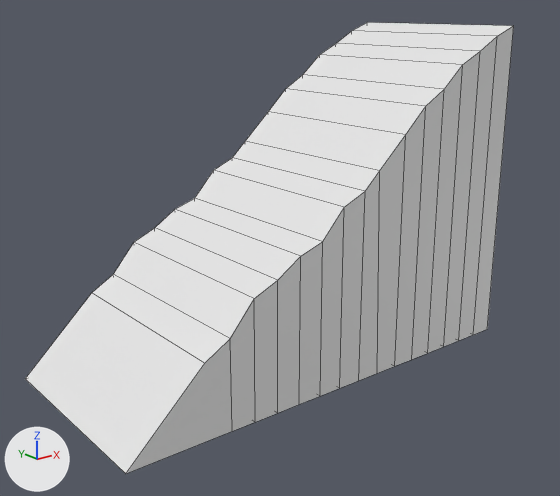
Renders of the FBX model Assets/Prefabs/stairs.FBX from each side of a commit.
One viewpoint serves both versions: a camera (50 mm lens) standing at (-18.2, -21.4, 12.7) and looking at (-1.2, -0.3, 4.2). The lights are fixed; the arrows at lower left show +X, +Y and +Z. Mesh edges are drawn as thin lines.
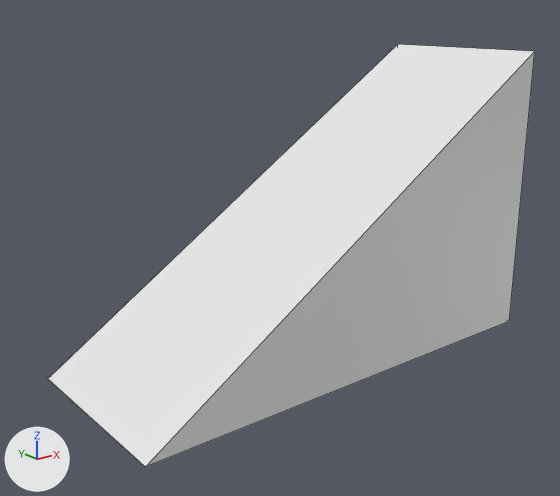
What changed in the scene script:
```text
Change me_mesh:
    used by ob_box001; location = (0.0, 0.0, 0.0); scale = (0.0976, 0.0539, 0.21)
    remove me_mesh.from_pydata(...)  # 64 vertices, 62 faces; spans x -98.0..70.0, y -70.0..70.0, z 0.0..57.0
    add me_mesh.from_pydata(...)  # 8 vertices, 6 faces; spans x -54.0..54.0, y -58.0..58.0, z 0.0..35.0
    me_mesh part 1: the whole mesh is rebuilt
Change ob_box001:
    ob_box001.location: (0.0, 0.0, 0.0) -> (-0.37, -0.29, 0.0)
    ob_box001.rotation_euler: (0.0, 0.0, 0.0) -> (0.0, 0.0, 1.571)  # degrees (0, 0, 0) -> degrees (0, 0, 90)
    ob_box001.scale: (0.0976, 0.0539, 0.21) -> (0.0651, 0.149, 0.316)
```

Location of each change, (x1, y1, x2, y2) in pixels of the pictures (560 x 496 px):
'Box001', reshaped, moved, turned, rescaled: before (25, 22, 514, 474); after (47, 44, 535, 467)
